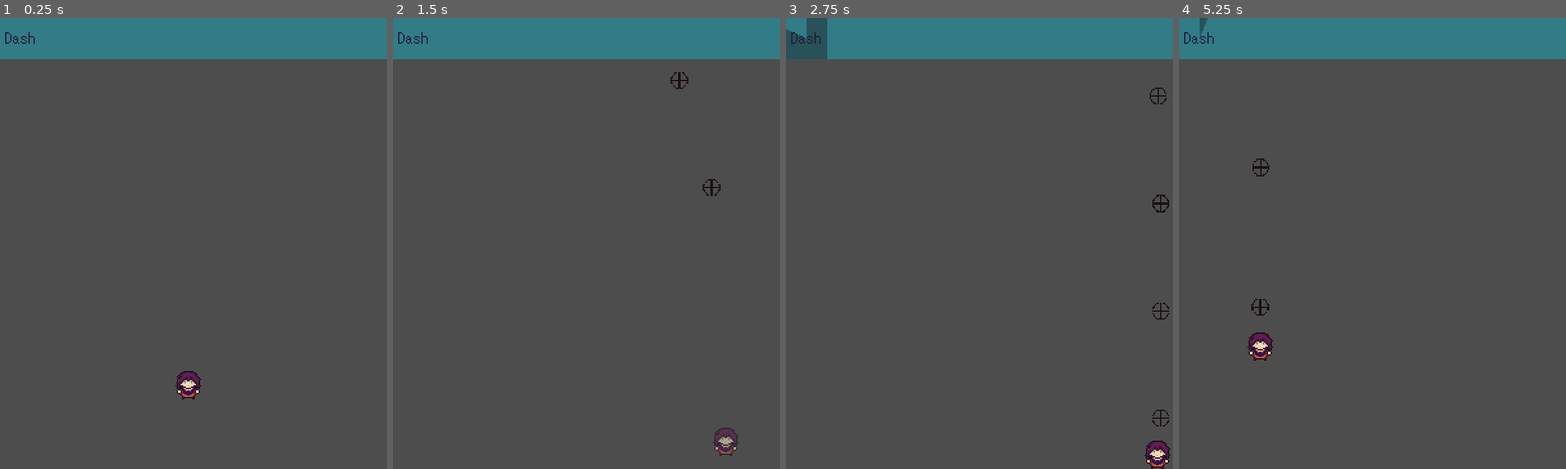
Above: before the commit, frames 1-4 (left to right).
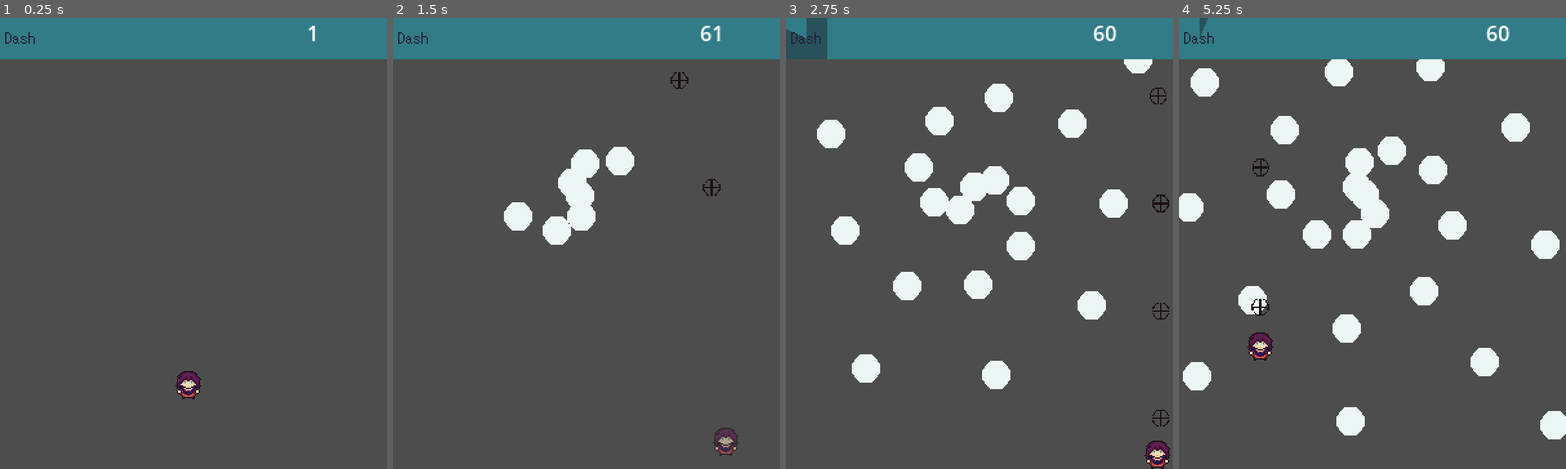
Above: after the commit, the same moments.

Repository: SantiagoBoscan07/Project-Transmutation
Game: Godot game, scene res://Scenes/Test/Test.tscn
Two runs of this game, one before a commit and one after it. Both use one fixed random seed, a clock stepped at 60 frames per second and the inputs below. The project has no main scene, so this scene is started directly.
Inputs:
- Up to frame 1 (0.25 s): no input
- Up to frame 2 (1.5 s): tap Enter at 0.5 s; hold Right (move_right) 0.53-1.28 s; hold Space (shoot) 0.53-1.28 s; hold Down (move_down) from 1.28 s (still down); tap Shift (dash) at 1.35 s
- Up to frame 3 (2.75 s): tap Space (shoot) at 1.55 s; release Down (move_down) at 2.03 s; hold Right (move_right) from 2.03 s (still down); hold Space (shoot) from 2.03 s (still down)
- Up to frame 4 (5.25 s): release Right (move_right) at 2.78 s; release Space (shoot) at 2.78 s; hold Up (move_up) 2.78-3.53 s; tap Space (shoot) at 2.85, 3.8, 4.35 s; hold Shift (dash) 3.53-4.28 s; hold Left (move_left) 3.53-5.03 s; hold Down (move_down) from 5.03 s (still down); hold Space (shoot) from 5.03 s (still down)

The runs differ from the first frame. In frame 1, less than 0.1% of the frame differs, in the area x 79-82%, y 1-6%; in frame 2, 2.5%; in frame 3, 7.0%; in frame 4, 8.6%, in the area x 0-100%, y 1-94%.

Commit message:
Enemy Projectile and Spawner

Diff:
--- /dev/null
+++ b/Scenes/Enemy/EnemyProjectile.tscn
@@ -0,0 +1,24 @@
+[gd_scene load_steps=4 format=3 uid="uid://cige4n3p5oet7"]
+
+[ext_resource type="Script" path="res://Scripts/Enemy/enemyprojectile.gd" id="1_bi7ud"]
+[ext_resource type="Texture2D" uid="uid://ch512fwrhlm7j" path="res://Sprites/enemyprojectile1.png" id="1_l3orl"]
+[ext_resource type="Texture2D" uid="uid://cm8w5nqw7jsoc" path="res://Sprites/enemyprojectile2.png" id="2_ms41f"]
+
+[node name="EnemyProjectile" type="Area2D"]
+script = ExtResource("1_bi7ud")
+
+[node name="Body" type="Node2D" parent="."]
+
+[node name="LightProjectile" type="Sprite2D" parent="Body"]
+texture = ExtResource("1_l3orl")
+
+[node name="DarkProjectile" type="Sprite2D" parent="Body"]
+visible = false
+texture = ExtResource("2_ms41f")
+
+[node name="VisibleOnScreenEnabler2D" type="VisibleOnScreenEnabler2D" parent="Body"]
+position = Vector2(1.19209e-07, 1.19209e-07)
+scale = Vector2(1.3, 1.3)
+enable_node_path = NodePath("../..")
+
+[connection signal="screen_exited" from="Body/VisibleOnScreenEnabler2D" to="." method="_on_visible_on_screen_enabler_2d_screen_exited"]
--- /dev/null
+++ b/Scenes/Enemy/ProjectileSpawner.tscn
@@ -0,0 +1,20 @@
+[gd_scene load_steps=4 format=3 uid="uid://chdoe7miagnvq"]
+
+[ext_resource type="Texture2D" uid="uid://cpsta6m3oejp8" path="res://Sprites/progressbar.png" id="1_2ayym"]
+[ext_resource type="Script" path="res://Scripts/Enemy/enemyprojectilespawner.gd" id="1_rkhdh"]
+[ext_resource type="PackedScene" uid="uid://cige4n3p5oet7" path="res://Scenes/Enemy/EnemyProjectile.tscn" id="2_oay3s"]
+
+[node name="ProjectileSpawner" type="Node2D" node_paths=PackedStringArray("spawnTimer")]
+script = ExtResource("1_rkhdh")
+enemyProjectilePreload = ExtResource("2_oay3s")
+spawnTimer = NodePath("SpawnTimer")
+
+[node name="Sprite2D" type="Sprite2D" parent="."]
+texture = ExtResource("1_2ayym")
+
+[node name="SpawnTimer" type="Timer" parent="."]
+autostart = true
+
+[node name="Duration" type="Timer" parent="."]
+
+[connection signal="timeout" from="SpawnTimer" to="." method="_on_spawn_timer_timeout"]
--- a/Scenes/Test/Test.tscn
+++ b/Scenes/Test/Test.tscn
@@ -1,7 +1,9 @@
-[gd_scene load_steps=4 format=3 uid="uid://birnguoyjjy7o"]
+[gd_scene load_steps=6 format=3 uid="uid://birnguoyjjy7o"]
 
 [ext_resource type="PackedScene" uid="uid://c18joa412x5n3" path="res://Scenes/Player/player.tscn" id="1_u564h"]
 [ext_resource type="PackedScene" uid="uid://bkic2s7lstjwf" path="res://Scenes/UI/progress_bar.tscn" id="2_yt58w"]
+[ext_resource type="Script" path="res://Scripts/UI/fpscounter.gd" id="3_jjn2o"]
+[ext_resource type="PackedScene" uid="uid://chdoe7miagnvq" path="res://Scenes/Enemy/ProjectileSpawner.tscn" id="3_y33hk"]
 
 [sub_resource type="StyleBoxFlat" id="StyleBoxFlat_qfhqw"]
 bg_color = Color(0.192157, 0.486275, 0.529412, 1)
@@ -26,3 +28,15 @@
 theme_override_styles/panel = SubResource("StyleBoxFlat_qfhqw")
 
 [node name="ProgressBar" parent="UI TEST/Panel2" instance=ExtResource("2_yt58w")]
+
+[node name="FPS" type="RichTextLabel" parent="UI TEST/Panel2"]
+layout_mode = 0
+offset_left = 238.0
+offset_right = 299.0
+offset_bottom = 31.0
+script = ExtResource("3_jjn2o")
+
+[node name="ProjectileSpawner" parent="." instance=ExtResource("3_y33hk")]
+position = Vector2(144, 137)
+alpha = 2.8
+spawnTime = 0.08
--- /dev/null
+++ b/Scripts/Enemy/enemyprojectile.gd
@@ -0,0 +1,11 @@
+extends Area2D
+
+var speed = 100
+var direction = Vector2.RIGHT
+
+func _physics_process(delta):
+	position += direction * speed * delta
+
+
+func _on_visible_on_screen_enabler_2d_screen_exited():
+	queue_free()
--- /dev/null
+++ b/Scripts/Enemy/enemyprojectilespawner.gd
@@ -0,0 +1,27 @@
+extends Node2D
+
+@export var enemyProjectilePreload: PackedScene
+@export_range(0,2*PI) var alpha: float = 0.0
+@export var spawnTime: float = 1.0
+@export var spawnTimer: Timer
+var theta: float = 0.0
+var enemyProjectile
+
+func _ready():
+	spawnTimer.wait_time = spawnTime
+	$Sprite2D.hide()
+
+func getVector(angle):
+	theta = angle + alpha
+	return Vector2(cos(theta), sin(theta))
+
+func shoot(angle):
+	enemyProjectile = enemyProjectilePreload.instantiate()
+
+	enemyProjectile.position = global_position
+	enemyProjectile.direction = getVector(angle)
+	get_tree().current_scene.call_deferred("add_child", enemyProjectile)
+
+
+func _on_spawn_timer_timeout():
+	shoot(theta)
--- a/Scripts/Player/PlayerProjectile.gd
+++ b/Scripts/Player/PlayerProjectile.gd
@@ -18,5 +18,4 @@
 
 
 func _on_visible_on_screen_enabler_2d_screen_exited():
-	print("exited")
 	queue_free()
--- /dev/null
+++ b/Scripts/UI/fpscounter.gd
@@ -0,0 +1,6 @@
+extends RichTextLabel
+
+
+# Called every frame. 'delta' is the elapsed time since the previous frame.
+func _process(delta):
+	text = str(Engine.get_frames_per_second())
--- a/project.godot
+++ b/project.godot
@@ -26,7 +26,6 @@
 
 window/size/viewport_width=300
 window/size/viewport_height=350
-window/size/mode=4
 window/size/window_width_override=1920
 window/size/window_height_override=1080
 window/stretch/mode="viewport"
Binary file added: Sprites/enemyprojectile1.png
Not shown, added: Sprites/enemyprojectile1.png.import
Binary file added: Sprites/enemyprojectile2.png
Not shown, added: Sprites/enemyprojectile2.png.import
